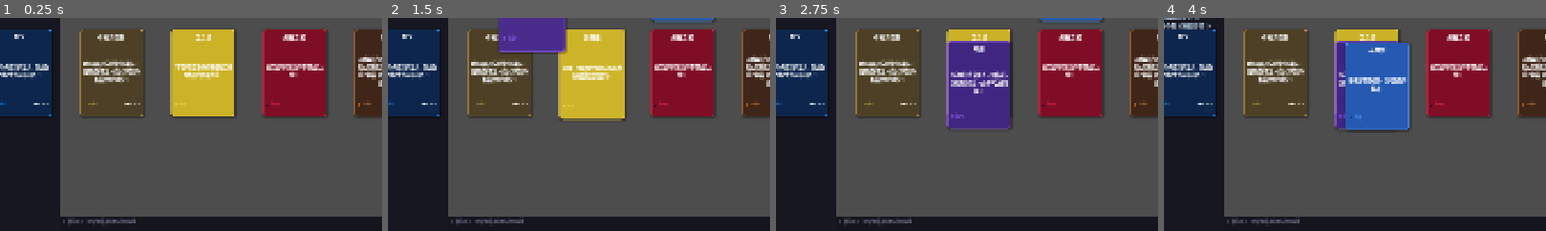
Above: before the commit, frames 1-4 (left to right).
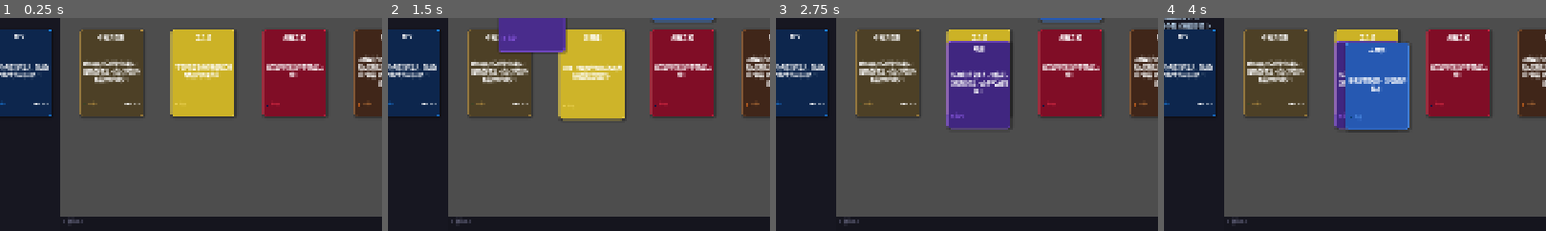
Above: after the commit, the same moments.

Repository: ChrisUtada/tec3g
Game: Godot game, scene res://main.tscn
Same seed, same stepped clock (60 frames per second), same inputs: the game is played once before the commit and once after it.
Inputs (mouse positions are % of the whole screen's width and height, from its top left):
- Up to frame 1 (0.25 s): no input
- Up to frame 2 (1.5 s): tap Enter at 0.5 s; drag from (9, 18) to (60, 28) at 0.52 s; drag from (21, 18) to (45, 71) at 1.27 s
- Up to frame 3 (2.75 s): move the mouse to (33, 18) at 2.02 s; click (33, 18) at 2.17 s
- Up to frame 4 (4 s): tap Space at 2.75 s; drag from (45, 18) to (20, 35) at 2.77 s; click "✕" at 3.5 s
The pictures show only the part of the screen within x 7-57%, y 30-80%; the shares and areas given below are measured in that part.

The runs differ from the first frame. In frame 1, 0.2% of the frame differs, in the area x 23-36%, y 94-97%; in frame 2, 0.2%; in frame 3, 0.2%; in frame 4, 0.2%.

Commit message:
feat: organize board button - stacks spawned cards on their scene card

Diff:
--- a/autoload/card_manager.gd
+++ b/autoload/card_manager.gd
@@ -142,16 +142,17 @@
 		var count = randi_range(recipe.min_count, recipe.max_count)
 		for i in range(count):
 			var pos = base_pos + Vector2(i * 30, 0)
-			EventBus.spawn_card_requested.emit(data, pos)
+			spawn_card(data, pos, root)
 			drops_info.append(data.card_name)
 
 	var fatigue_spawned = false
 	var fatigue_count = EventBus.get_cards_by_tag("fatigue").size()
 	var drop_multiplier = max(0.0, 1.0 - fatigue_count * 0.2)
 	if randf() < 0.25:
-		EventBus.spawn_card_requested.emit(
+		spawn_card(
 			load("res://resources/cards/ITEM_fatigue.tres"),
-			base_pos + Vector2(-60, 0)
+			base_pos + Vector2(-60, 0),
+			root
 		)
 		fatigue_spawned = true
 
@@ -291,11 +292,34 @@
 func _on_spawn_card_requested(data: CardData, global_position: Vector2) -> void:
 	spawn_card(data, global_position)
 
-
-func spawn_card(data: CardData, global_position: Vector2) -> Control:
+func organize_board() -> void:
+	var container = EventBus.get_card_container()
+	var scene_cards: Array[Control] = []
+	for card in container.get_children():
+		if card is Control and card.is_in_group("cards") and card.card_data:
+			if card.card_data.card_type == CardData.CardType.SCENE and card.global_position.y < 820:
+				scene_cards.append(card)
+	for scene in scene_cards:
+		var spawns: Array[Control] = []
+		for card in container.get_children():
+			if card is Control and card.is_in_group("cards") and card.card_data:
+				if card.global_position.y >= 820:
+					continue
+				if card.spawn_source == scene:
+					spawns.append(card)
+		var target = scene
+		for s in spawns:
+			s.reparent(target)
+			s.position = Vector2(0, 30)
+			target = s
+
+
+func spawn_card(data: CardData, global_position: Vector2, source: Control = null) -> Control:
 	var scene = preload("res://scenes/cards/card_base.tscn")
 	var card = scene.instantiate()
 	card.setup(data)
+	if source:
+		card.spawn_source = source
 	var container = EventBus.get_card_container()
 	container.add_child(card)
 	card.global_position = global_position
--- a/main.gd
+++ b/main.gd
@@ -28,6 +28,7 @@
 	EventBus.card_stacked.connect(_on_card_stacked)
 	EventBus.card_broken.connect(_on_card_broken)
 	EventBus.card_combined.connect(_on_card_combined)
+	$GameBoard/BottomBar/OrganizeBtn.pressed.connect(_on_organize_pressed)
 
 func _on_card_stacked(bottom, top):
 	$GameBoard/UI/LogLabel.text = "%s 堆叠到 %s 上" % [top.card_data.card_name, bottom.card_data.card_name]
@@ -37,3 +38,6 @@
 
 func _on_card_combined(bottom, top, result):
 	$GameBoard/UI/LogLabel.text = "%s + %s → %s 合成成功！" % [bottom.card_data.card_name, top.card_data.card_name, result.card_data.card_name]
+
+func _on_organize_pressed():
+	CardManager.organize_board()
--- a/main.tscn
+++ b/main.tscn
@@ -41,8 +41,17 @@
 offset_right = 400
 offset_bottom = 25
 theme_override_font_sizes/font_size = 11
-text = "[ 暂存区 ]    把常用卡牌拖到这里存放"
+text = "[ 暂存区 ]"
 theme_override_colors/font_color = Color(0.4, 0.4, 0.5, 1.0)
+
+[node name="OrganizeBtn" type="Button" parent="GameBoard/BottomBar"]
+layout_mode = 0
+offset_left = 1750
+offset_top = 10
+offset_right = 1900
+offset_bottom = 40
+theme_override_font_sizes/font_size = 12
+text = "整理桌面"
 
 [node name="CardContainer" type="Control" parent="GameBoard" unique_id=1966715342]
 layout_mode = 1
--- a/scripts/cards/card_base.gd
+++ b/scripts/cards/card_base.gd
@@ -1,6 +1,7 @@
 extends Control
 
 var card_data: CardData : set = set_card_data
+var spawn_source: Control
 
 var drag_offset := Vector2.ZERO
 var is_dragging := false
